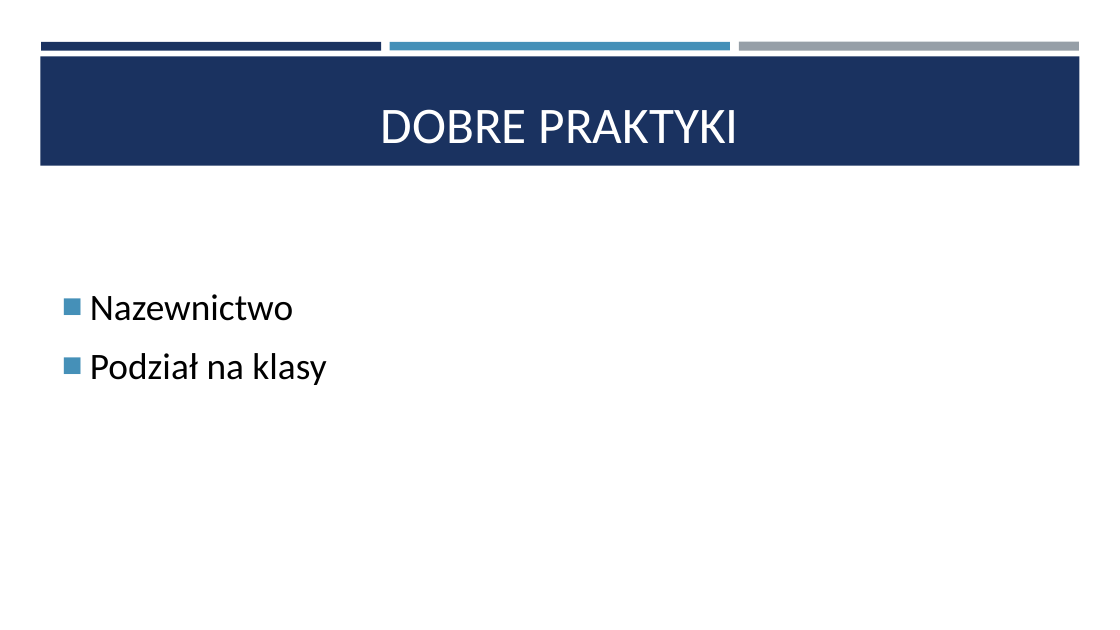
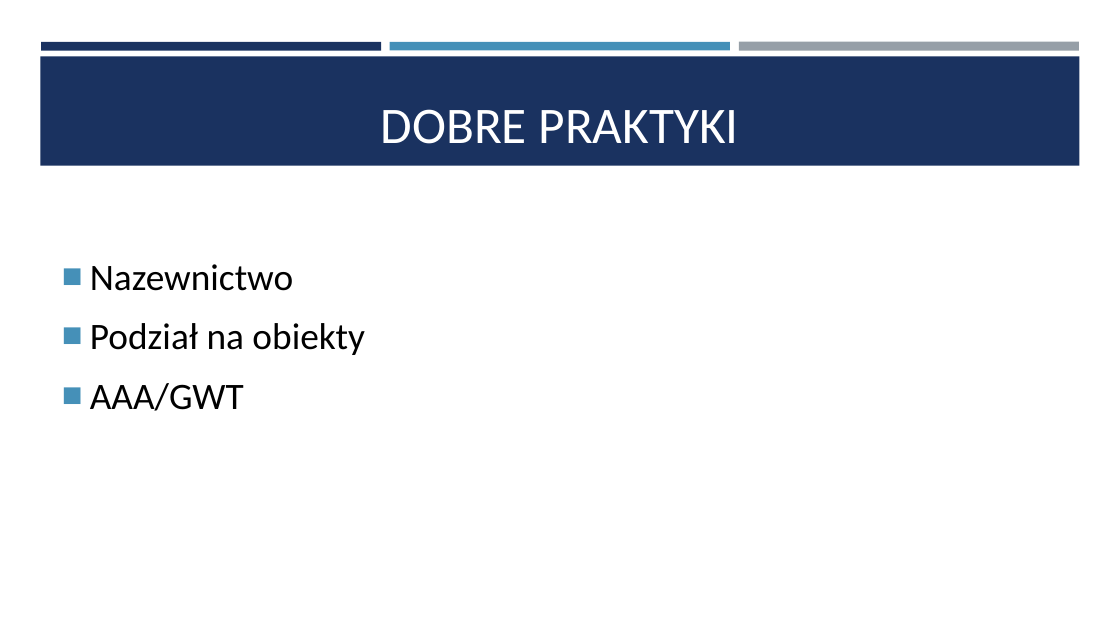
Before and after one commit to saamed/unit-test-workshops, a slide deck: slide 15 of docs/Testy jednostkowe.pptx (slide 13 before the commit). Drawn at 1120x630 pixels with LibreOffice and Linux fonts; fonts in the diff are those of the drawing. Boxes give left, top, right and bottom in pixels: in the first picture for what was removed or moved away, otherwise in the second. Text is boxed around its words. In the diff, an @@ line names an element or a change of style, - is before the commit and + after.

```diff
--- a/docs/Testy jednostkowe.pptx
+++ b/docs/Testy jednostkowe.pptx
@@ text at [90,323,365,411]: text changed @@
-■ Podział na klasy
+■ Podział na obiekty
+■ AAA/GWT
```
Also in this commit, not shown: 2 other slides changed, 5 slides added.
